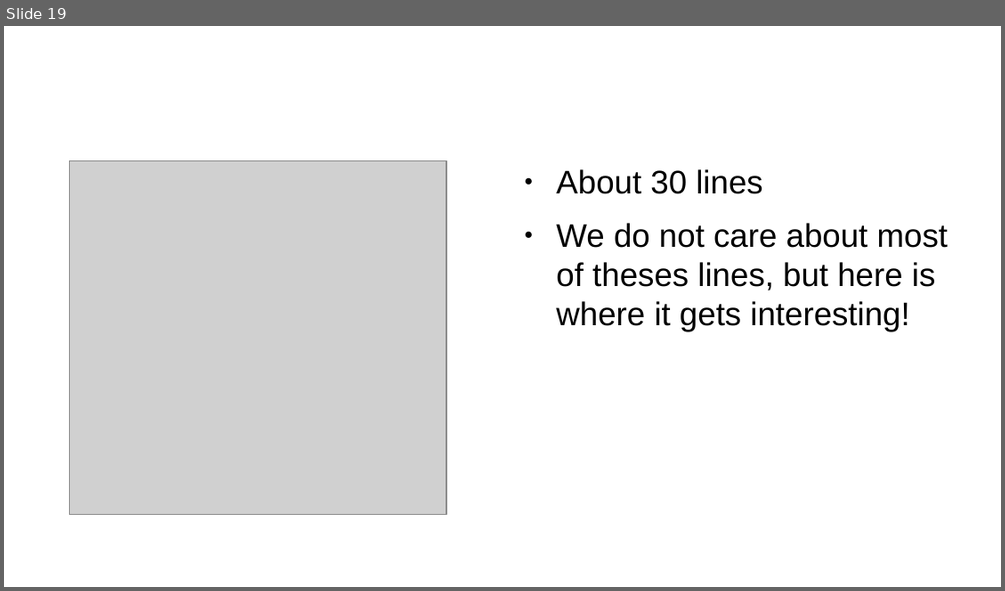
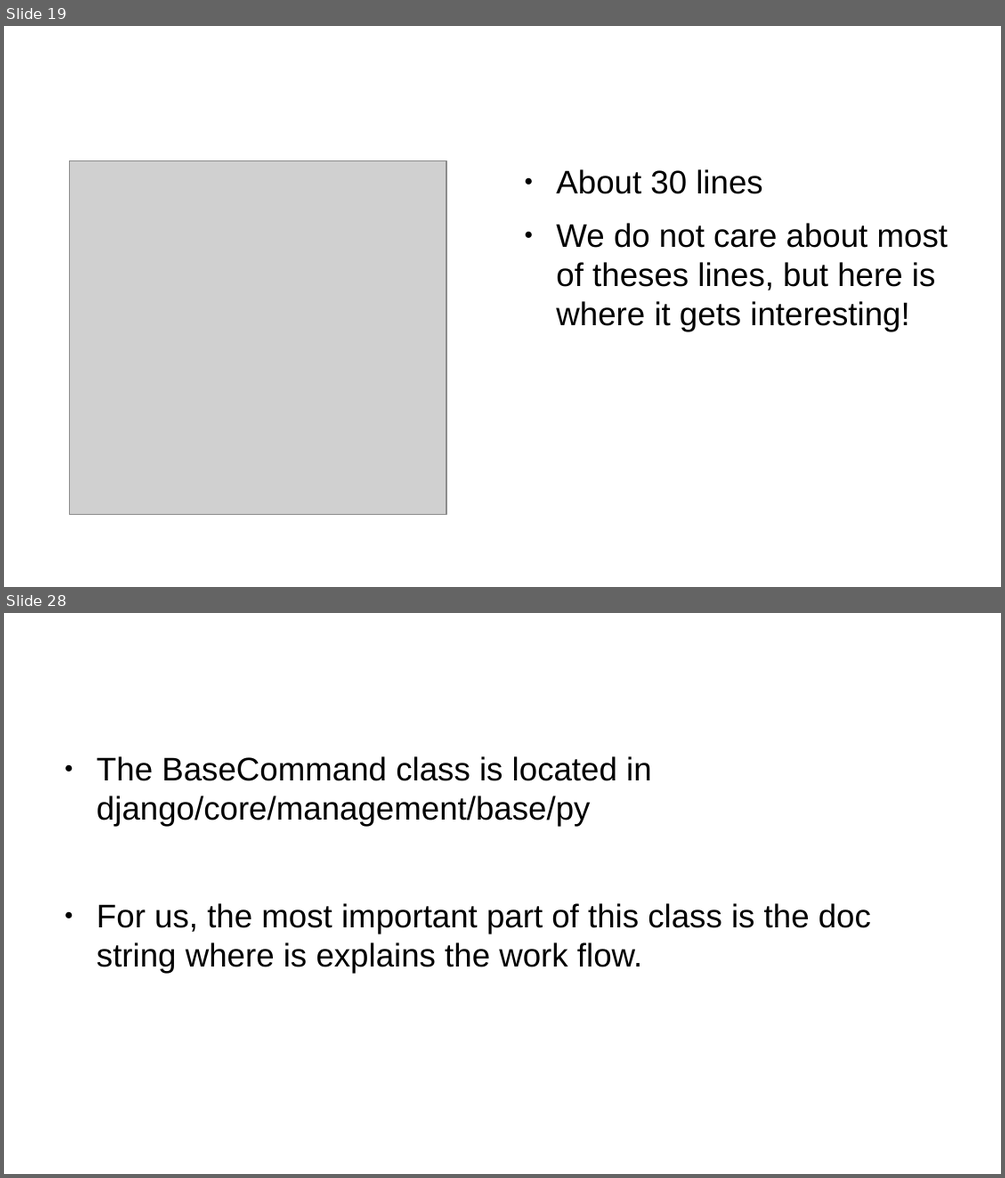
Before and after one commit to crazcalm/django-auto-generated-setup-talk, a slide deck: django_auto_generated_files_talk.odp. Shown one above the other, each under a label of ours: slide 19 before the commit, slides 19 and 28 after it; the slides between them are not shown. The pictures are 1005x591 and 1005x1178 pixels, drawn with LibreOffice and Linux fonts; fonts in the diff are those of the drawing; grey boxes stand for pictures; background and template pictures are left out. Boxes give left, top, right and bottom in pixels: in the first picture for what was removed or moved away, otherwise in the second. Text is boxed around its words. In the diff, an @@ line names an element or a change of style, - is before the commit and + after.

```diff
--- a/django_auto_generated_files_talk.odp
+++ b/django_auto_generated_files_talk.odp
@@ slide 28 added at <box>4,613,1001,1174</box>, background #FFFFFF @@
@@ title added at <box>54,634,748,727</box>, 35.7 pt, text #FFFFFF @@
+The BaseCommand Class
@@ text added at <box>97,756,871,973</box>, 26 pt, text #000000 @@
+● The BaseCommand class is located in django/core/management/base/py
+● For us, the most important part of this class is the doc string where is explains the work flow.
```
Also in this commit, not shown: 1 slide changed, 17 other slides added, 10 other files.
